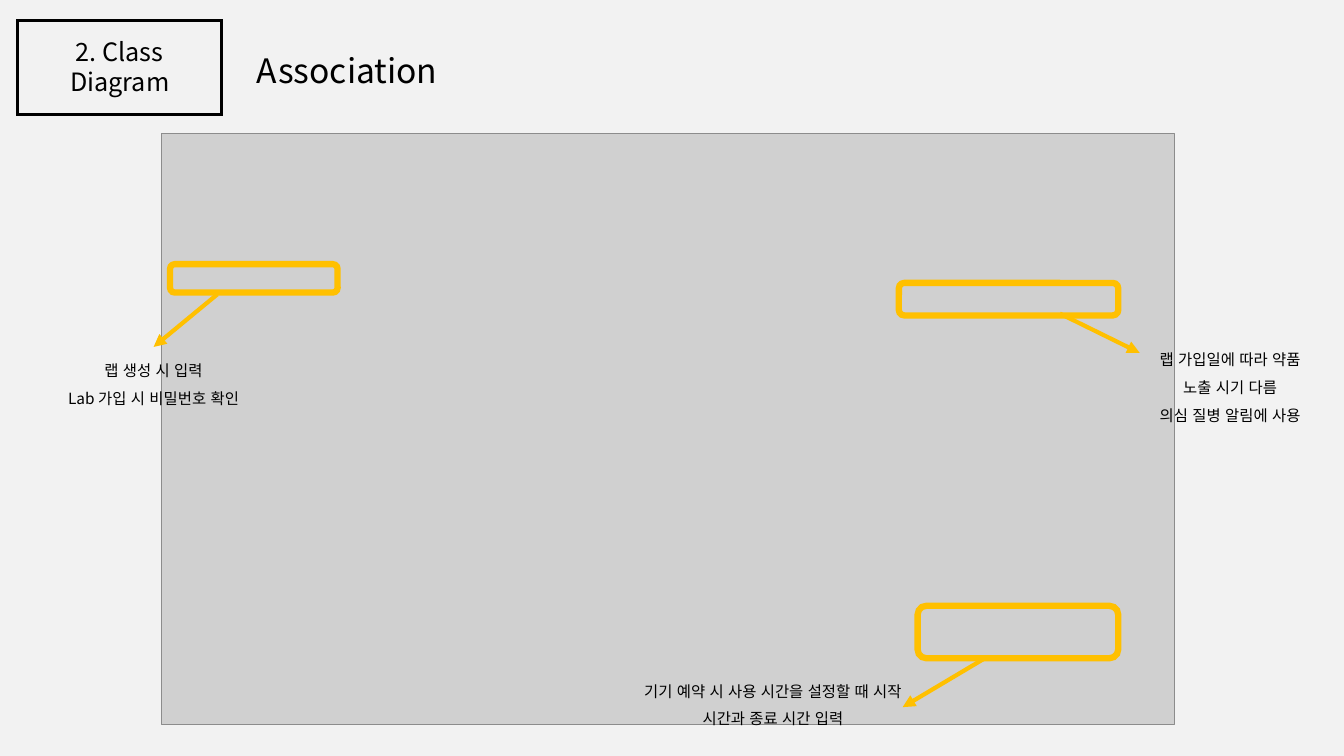
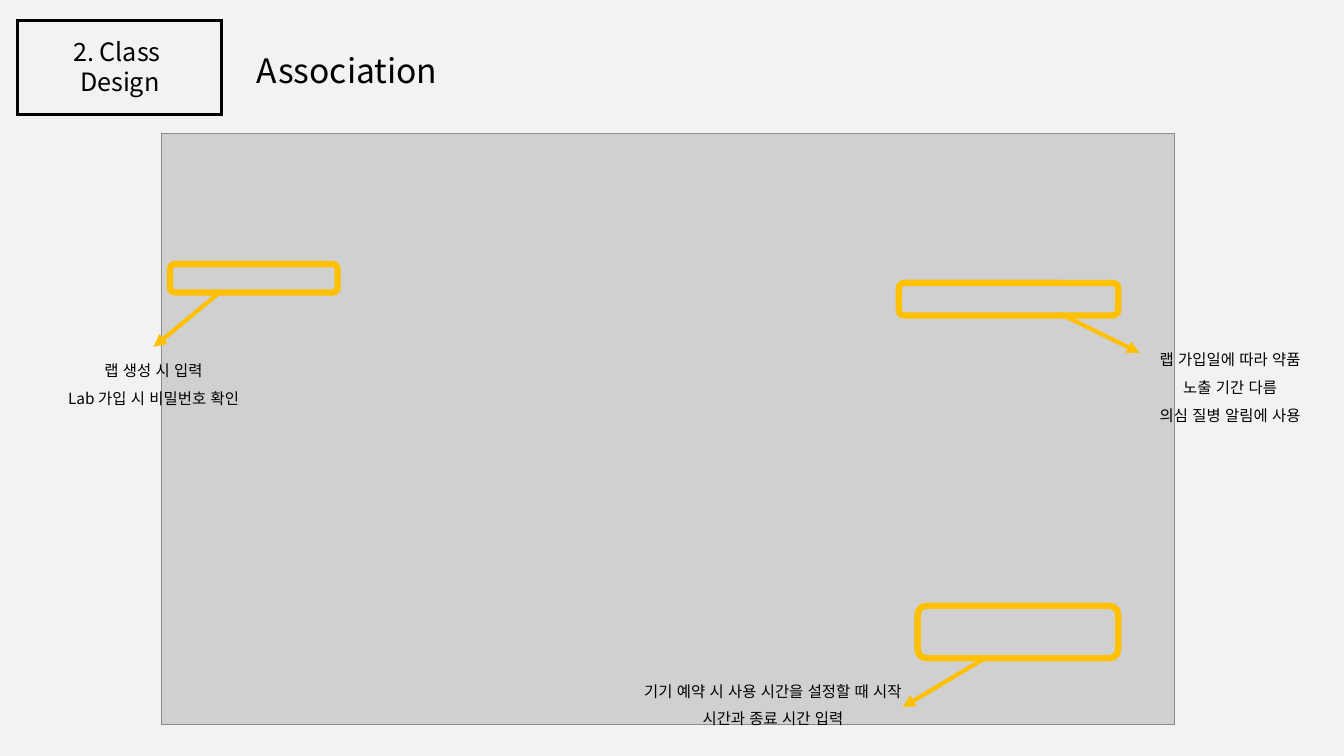
Before and after one commit to jisukim97/ChemicalManagementApplication, a slide deck: slide 22 of Document/2_Software Architect Documentation/Software Architecture Documentation 1.0.pptx (slide 19 before the commit). Drawn at 1344x756 pixels with LibreOffice and Linux fonts; fonts in the diff are those of the drawing; grey boxes stand for pictures. Boxes give left, top, right and bottom in pixels: in the first picture for what was removed or moved away, otherwise in the second. Text is boxed around its words. In the diff, an @@ line names an element or a change of style, - is before the commit and + after.

```diff
--- a/Document/2_Software Architect Documentation/Software Architecture Documentation 1.0.pptx
+++ b/Document/2_Software Architect Documentation/Software Architecture Documentation 1.0.pptx
@@ text at bbox=[73, 41, 161, 97]: text changed @@
-2. Class Diagram
+2. Class
+Design
@@ text at bbox=[1160, 352, 1300, 395]: text changed @@
-랩 가입일에 따라 약품 노출 시기 다름
+랩 가입일에 따라 약품 노출 기간 다름
```
Also in this commit, not shown: 11 other slides changed, 3 slides added.
